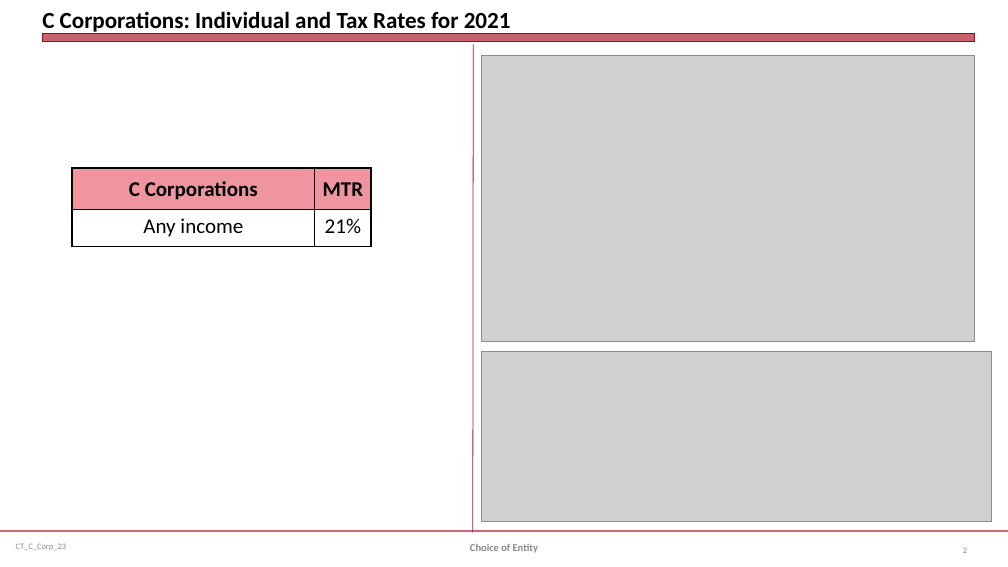
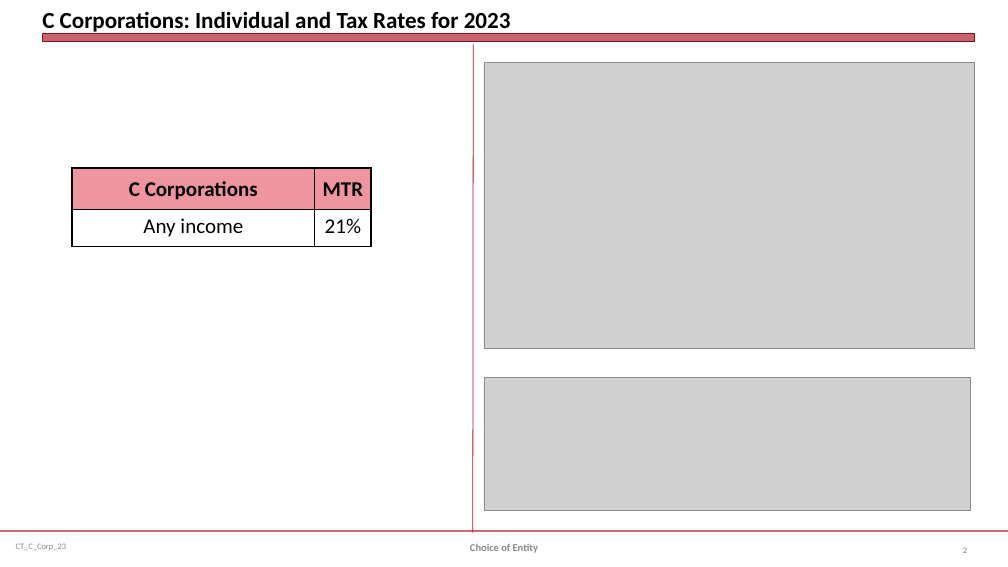
Before and after one commit to jmc877/Corporate-Tax, a slide deck: slide 2 of slides/CT_C_Corp_23.pptx. Drawn at 1008x567 pixels with LibreOffice and Linux fonts; fonts in the diff are those of the drawing; grey boxes stand for pictures. Boxes give left, top, right and bottom in pixels: in the first picture for what was removed or moved away, otherwise in the second. Text is boxed around its words. In the diff, an @@ line names an element or a change of style, - is before the commit and + after.

```diff
--- a/slides/CT_C_Corp_23.pptx
+++ b/slides/CT_C_Corp_23.pptx
@@ title at bbox=[42, 11, 511, 35]: text changed @@
-C Corporations: Individual and Tax Rates for 2021
+C Corporations: Individual and Tax Rates for 2023
@@ picture: place and size @@
-picture at bbox=[481, 55, 974, 341]
+picture at bbox=[484, 63, 975, 349]
@@ picture: place and size @@
-picture at bbox=[481, 352, 991, 522]
+picture at bbox=[484, 377, 971, 510]
```
Also in this commit, not shown: 7 other slides changed, 6 slides added.
